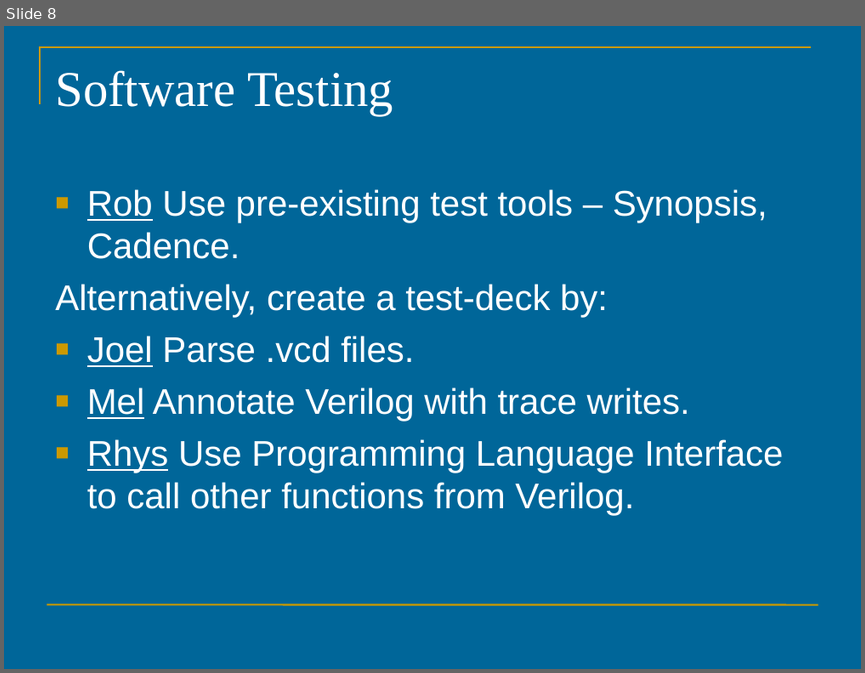
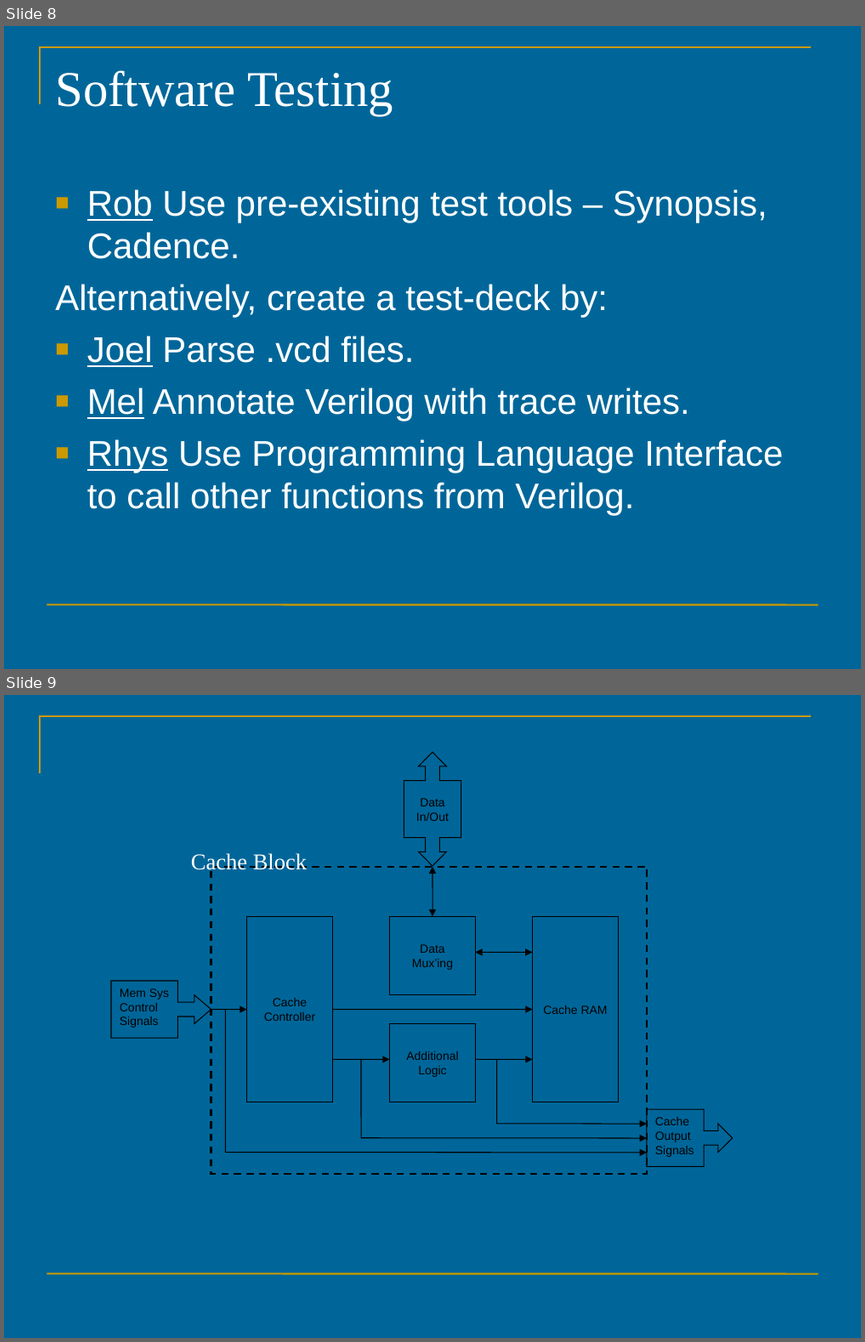
Before and after one commit to maikmerten/hmc-mips, a slide deck: uoa/doc/proposal-seminar.ppt. Shown one above the other, each under a label of ours: slide 8 before the commit, slides 8 and 9 after it. The pictures are 865x673 and 865x1342 pixels, drawn with LibreOffice and Linux fonts; fonts in the diff are those of the drawing. Boxes give left, top, right and bottom in pixels: in the first picture for what was removed or moved away, otherwise in the second. Text is boxed around its words. In the diff, an @@ line names an element or a change of style, - is before the commit and + after.

```diff
--- a/uoa/doc/proposal-seminar.ppt
+++ b/uoa/doc/proposal-seminar.ppt
@@ slide 9 added at (4, 695, 861, 1338), background #006699; not listed: 2 template elements that a slide beside it also shows @@
@@ title added at (191, 853, 307, 874), 19 pt, text #FFFFFF @@
+Cache Block
@@ group added at (111, 753, 732, 1173): 7 arrows, 5 rectangles, 3 lines, 2 double arrows, 2 right arrow callouts, 1 freeform shape @@
+Cache Controller
+Cache RAM
+Additional Logic
+Data Mux’ing
+Cache Output Signals
+Data In/Out
+Mem Sys Control Signals
```
Also in this commit, not shown: 5 other slides added, 1 slide removed.
